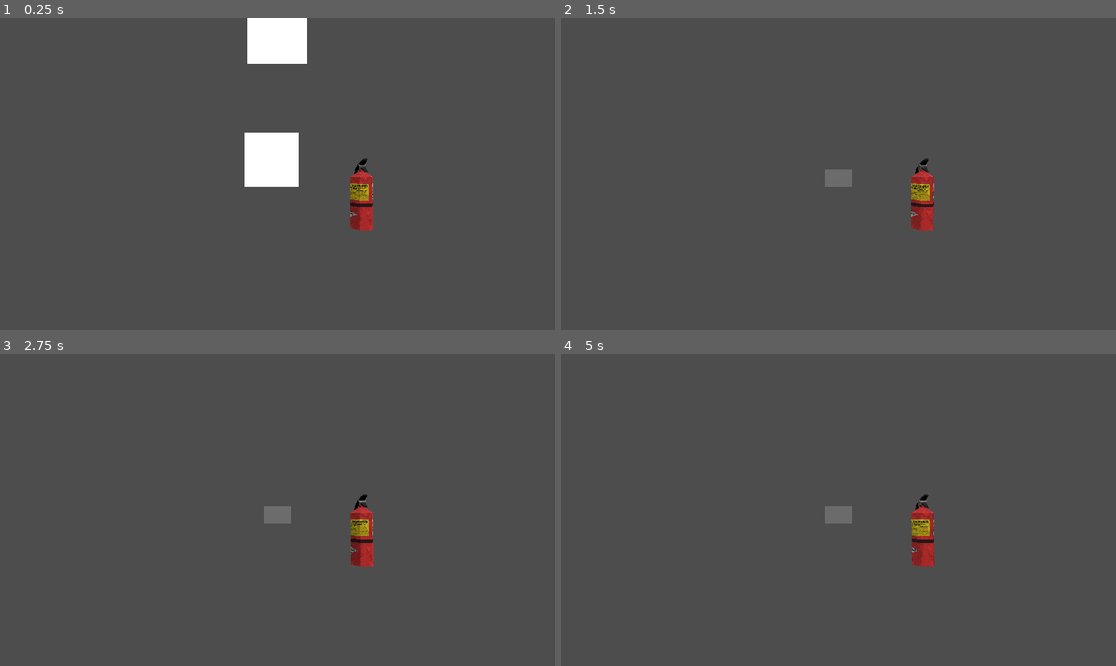
Above: before the commit, frames 1-4 (two rows, left to right).
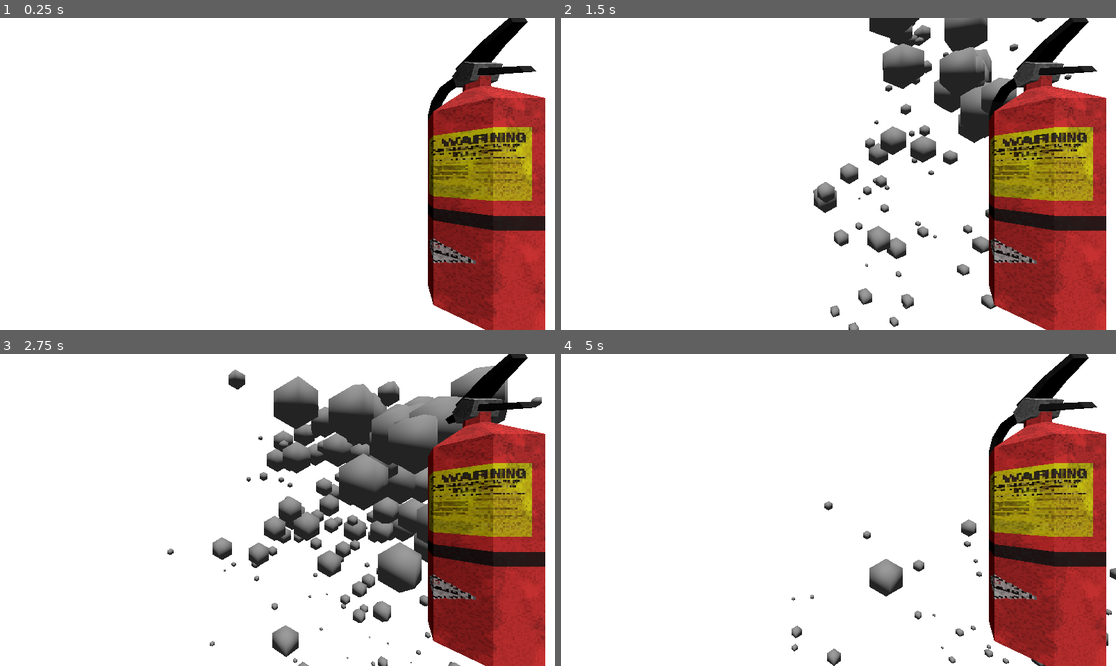
Above: after the commit, the same moments.

Repository: Software-Praktikum-25-26/Brandschutzunterweisung
Game: Godot game, scene res://main.tscn
Same seed, same stepped clock (60 frames per second), same inputs: the game is played once before the commit and once after it.
Inputs (mouse positions are in pixels of both pictures, inside the frame that each line leads up to):
- Up to frame 1 (0.25 s): no input
- Up to frame 2 (1.5 s): move the mouse to (866, 174) at 0.52 s; press the mouse at (866, 174) at 0.53 s; hold W (move_forward) from 0.53 s (still down); tap Space (jump) at 0.77 s; move the mouse to (810, 174) at 1.27 s; release the mouse at (810, 174) at 1.28 s; click (810, 174) at 1.35 s
- Up to frame 3 (2.75 s): keep holding W (move_forward); tap Space (jump) at 1.52 s; move the mouse to (288, 503) at 2.02 s; press the mouse at (288, 503) at 2.03 s
- Up to frame 4 (5 s): keep holding W (move_forward); move the mouse to (832, 516) at 2.77 s; release the mouse at (832, 516) at 2.78 s; click (832, 516) at 2.85 s; tap Space (jump) at 3.02, 3.77, 4.52 s; move the mouse to (877, 513) at 3.52 s; press the mouse at (877, 513) at 3.53 s; move the mouse to (794, 506) at 4.27 s; release the mouse at (794, 506) at 4.28 s; click (794, 506) at 4.35 s

The runs differ from the first frame. In frame 1, 97% of the frame differs, in the area x 0-100%, y 0-100%; in frame 2, 98%; in frame 3, 97%; in frame 4, 99%.

Commit message:
Feuer Material hinzgefügt

Diff:
--- /dev/null
+++ b/Assets/Fire.tres
@@ -0,0 +1,5 @@
+[gd_resource type="Gradient" format=2]
+
+[resource]
+offsets = PoolRealArray( 0, 0.236287, 0.28692, 0.329114, 0.997722, 1 )
+colors = PoolColorArray( 0, 0, 0, 1, 1, 0.28125, 0, 1, 1, 0.962646, 0.402344, 0.990493, 1, 0.140625, 0, 0.998312, 0, 0, 0, 1, 0, 0, 0, 0 )
--- a/Scenes/Player.tscn
+++ b/Scenes/Player.tscn
@@ -1,17 +1,11 @@
-[gd_scene load_steps=4 format=3 uid="uid://j7itnx6mse0y"]
+[gd_scene load_steps=3 format=3 uid="uid://j7itnx6mse0y"]
 
 [ext_resource type="Script" uid="uid://dlko15trp65c" path="res://Movement.gd" id="1_xhfnw"]
 
 [sub_resource type="CapsuleShape3D" id="CapsuleShape3D_kpjcp"]
-
-[sub_resource type="BoxMesh" id="BoxMesh_xhfnw"]
 
 [node name="CharacterBody3D" type="CharacterBody3D"]
 script = ExtResource("1_xhfnw")
 
 [node name="CollisionShape3D" type="CollisionShape3D" parent="."]
 shape = SubResource("CapsuleShape3D_kpjcp")
-
-[node name="MeshInstance3D" type="MeshInstance3D" parent="."]
-transform = Transform3D(0.59, 0, 0, 0, 0.37, 0, 0, 0, 0.0980902, 0, 0.408934, -0.429047)
-mesh = SubResource("BoxMesh_xhfnw")
--- a/main.tscn
+++ b/main.tscn
@@ -1,8 +1,10 @@
-[gd_scene load_steps=10 format=3 uid="uid://eixniw5gwddg"]
+[gd_scene load_steps=16 format=3 uid="uid://eixniw5gwddg"]
 
 [ext_resource type="PackedScene" uid="uid://j7itnx6mse0y" path="res://Scenes/Player.tscn" id="1_ig7tw"]
 [ext_resource type="PackedScene" uid="uid://c31l17jkx8ij5" path="res://Scenes/fire_extinguisher.tscn" id="2_0xm2m"]
 [ext_resource type="Script" uid="uid://cnfpdsmvjdvby" path="res://Scenes/fire_extinguisher.gd" id="3_h2yge"]
+[ext_resource type="Gradient" path="res://Assets/Fire.tres" id="4_lquwl"]
+[ext_resource type="Texture2D" uid="uid://bgrhusfp86bvv" path="res://Assets/Smoke30Frames_0.png" id="5_7mycd"]
 
 [sub_resource type="ParticleProcessMaterial" id="ParticleProcessMaterial_0xm2m"]
 lifetime_randomness = 0.3
@@ -22,20 +24,61 @@
 
 [sub_resource type="WorldBoundaryShape3D" id="WorldBoundaryShape3D_ig7tw"]
 
-[sub_resource type="ParticleProcessMaterial" id="ParticleProcessMaterial_h2yge"]
-lifetime_randomness = 0.4
+[sub_resource type="GradientTexture1D" id="GradientTexture1D_272bh"]
+gradient = ExtResource("4_lquwl")
+
+[sub_resource type="Curve" id="Curve_h2yge"]
+_data = [Vector2(0, 0), 0.0, 0.0, 0, 0, Vector2(0.16879, 1), 0.0, 0.0, 0, 0, Vector2(1, 0), 0.0, 0.0, 0, 0]
+point_count = 3
+
+[sub_resource type="CurveTexture" id="CurveTexture_1bvp3"]
+curve = SubResource("Curve_h2yge")
+
+[sub_resource type="ParticleProcessMaterial" id="ParticleProcessMaterial_lquwl"]
+emission_shape = 1
+emission_sphere_radius = 0.4
 angle_min = 1.07288e-05
-angle_max = 1.07288e-05
+angle_max = 360.0
 direction = Vector3(0, 1, 0)
-spread = 10.0
-initial_velocity_min = 10.0
-initial_velocity_max = 20.0
+spread = 0.0
+initial_velocity_min = 4.5
+initial_velocity_max = 5.0
+angular_velocity_min = -1.60933e-05
+angular_velocity_max = 40.0
+gravity = Vector3(0, 0, 0)
+linear_accel_min = -2.23517e-06
+linear_accel_max = 4.0
+scale_min = 0.2
+scale_curve = SubResource("CurveTexture_1bvp3")
+color_ramp = SubResource("GradientTexture1D_272bh")
+hue_variation_min = -2.23517e-08
+hue_variation_max = 0.00999998
+anim_speed_min = 1.0
+anim_speed_max = 1.0
+anim_offset_max = 1.0
+turbulence_noise_strength = 0.01
+turbulence_noise_scale = 10.0
 
-[sub_resource type="StandardMaterial3D" id="StandardMaterial3D_h2yge"]
+[sub_resource type="StandardMaterial3D" id="StandardMaterial3D_7mycd"]
+transparency = 1
+blend_mode = 1
 shading_mode = 0
+vertex_color_use_as_albedo = true
+albedo_texture = ExtResource("5_7mycd")
+billboard_mode = 3
+billboard_keep_scale = true
+particles_anim_h_frames = 6
+particles_anim_v_frames = 5
+particles_anim_loop = true
 
-[sub_resource type="QuadMesh" id="QuadMesh_1bvp3"]
-material = SubResource("StandardMaterial3D_h2yge")
+[sub_resource type="QuadMesh" id="QuadMesh_272bh"]
+material = SubResource("StandardMaterial3D_7mycd")
+
+[sub_resource type="Environment" id="Environment_h2yge"]
+glow_enabled = true
+glow_intensity = 0.5
+glow_strength = 1.3
+glow_blend_mode = 0
 
 [node name="Node3D" type="Node3D"]
 
@@ -47,13 +90,13 @@
 
 [node name="Camera3D" type="Camera3D" parent="Player/SpringArm3D"]
 
-[node name="feuerloescher" parent="Player" instance=ExtResource("2_0xm2m")]
-transform = Transform3D(1, 0, 0, 0, 1, 0, 0, 0, 1, 1.655, -0.56, 0)
+[node name="feuerloescher" parent="Player/SpringArm3D/Camera3D" instance=ExtResource("2_0xm2m")]
+transform = Transform3D(1, 0, 0, 0, 1, 0, 0, 0, 1, 1.02673, -0.67694, -1.05024)
 script = ExtResource("3_h2yge")
 
-[node name="GPUParticles3D" type="GPUParticles3D" parent="Player/feuerloescher"]
+[node name="GPUParticles3D" type="GPUParticles3D" parent="Player/SpringArm3D/Camera3D/feuerloescher"]
 transform = Transform3D(1, 0, 0, 0, 1, 0, 0, 0, 1, -0.0103834, 1.21744, -0.00327396)
-visible = false
+emitting = false
 amount = 4000
 amount_ratio = 0.5
 lifetime = 10.0
@@ -76,5 +119,12 @@
 size = Vector3(20, 2, 20)
 
 [node name="GPUParticles3D" type="GPUParticles3D" parent="."]
-process_material = SubResource("ParticleProcessMaterial_h2yge")
-draw_pass_1 = SubResource("QuadMesh_1bvp3")
+amount = 200
+lifetime = 0.5
+randomness = 1.0
+draw_order = 3
+process_material = SubResource("ParticleProcessMaterial_lquwl")
+draw_pass_1 = SubResource("QuadMesh_272bh")
+
+[node name="WorldEnvironment" type="WorldEnvironment" parent="."]
+environment = SubResource("Environment_h2yge")
--- a/project.godot
+++ b/project.godot
@@ -50,5 +50,5 @@
 
 [rendering]
 
-renderer/rendering_method="gl_compatibility"
-renderer/rendering_method.mobile="gl_compatibility"
+renderer/rendering_method="mobile"
+renderer/rendering_method.web="mobile"
Binary file added: Assets/Smoke30Frames_0.png
Not shown, added: Assets/Smoke30Frames_0.png.import
